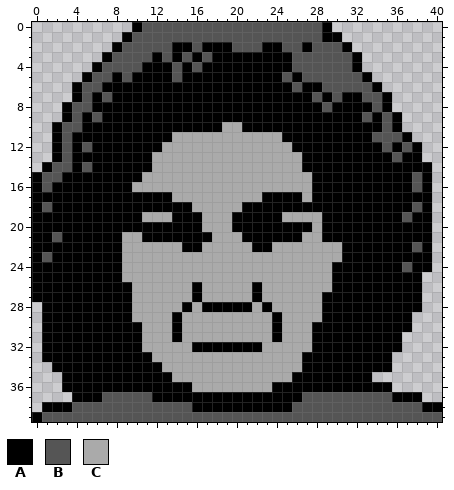
Two versions of one pixel-art file, resources/sprites/original/dialogs/portrait-tiasimona.ase. The picture above was drawn from the file before the commit.
41x40 pixels, 1 frame. Colours within 5 levels of each other are drawn and written as one.
Palette (. is transparent): A #000000  B #555555  C #aaaaaa
Pixels before, first column x 0:
 0 ..........ABBBBBBBBBBBBBBBBBBA...........
 1 .........ABBBBBBBBBBBBBBBBBBBAA..........
 2 ........ABBBBBAABAAABBBAABBABBBA.........
 3 .......ABBBBABABABAAAAAAAABBBBBBA........
 4 ......ABBBBAAABABAAAAAAAAABBBBBBA........
 5 .....ABBABAAAABAAAAAAAAAABABBBBBBA.......
 6 ....ABBAAAAAAAAAAAAAAAAAAABAABBBBBA......
 7 ....ABABAAAAAAAAAAAAAAAAAAAABABAABBA.....
 8 ...ABBAAAAAAAAAAAAAAAAAAAAAAABAAAABA.....
 9 ...ABABAAAAAAAAAAAAAAAAAAAAAAAAAABABA....
10 ..ABBAAAAAAAAAAAAAACCAAAAAAAAAAAAAABA....
11 ..ABAAAAAAAAAACCCCCCCCCCCAAAAAAAAABBBA...
12 ..ABABAAAAAAACCCCCCCCCCCCCAAAAAAAAABABA..
13 ..ABAAAAAAAACCCCCCCCCCCCCCCAAAAAAAAABAA..
14 .ABBABAAAAAACCCCCCCCCCCCCCCAAAAAAAAAAAAA.
15 ABBAAAAAAAACCCCCCCCCCCCCCCCCAAAAAAAAAABA.
16 ABAAAAAAAACCCCCCCCCCCCCCCCCCAAAAAAAAAABA.
17 AAAAAAAAAAAAAACCCCCCCCCAAAACAAAAAAAAAAAA.
18 ABAAAAAAAAAAAAAACCCCCAAAAAAAAAAAAAAAAABA.
19 AAAAAAAAAAACCCAAACCCAAAAACCCCAAAAAAAABAA.
20 AAAAAAAAAAAAAAAAACCCAAAAAAAACAAAAAAAAAAA.
21 AABAAAAAACCAAAAAAACCCAAAAAACCAAAAAAAAAAA.
22 AAAAAAAAACCCCCCAACCCCCAACCCCCCCAAAAAAABA.
23 ABAAAAAAACCCCCCCCCCCCCCCCCCCCCCAAAAAAAAA.
24 AAAAAAAAACCCCCCCCCCCCCCCCCCCCCAAAAAAABAA.
25 AAAAAAAAACCCCCCCCCCCCCCCCCCCCCAAAAAAAAA..
26 AAAAAAAAAACCCCCCACCCCCACCCCCCCAAAAAAAAA..
27 AAAAAAAAAACCCCCCACCCCCACCCCCCAAAAAAAAAA..
28 .AAAAAAAAACCCCCACAAAAACACCCCCAAAAAAAAAA..
29 .AAAAAAAAACCCCACCCCCCCCCACCCCAAAAAAAAA...
30 .AAAAAAAAAACCCACCCCCCCCCACCCAAAAAAAAAA...
31 .AAAAAAAAAACCCACCCCCCCCCACCCAAAAAAAAA....
32 .AAAAAAAAAACCCCCAAAAAAACCCCCAAAAAAAAA....
33 .AAAAAAAAAAACCCCCCCCCCCCCCCAAAAAAAAA.....
34 ..AAAAAAAAAAACCCCCCCCCCCCCCAAAAAAAAA.....
35 ...AAAAAAAAAAACCCCCCCCCCCCAAAAAAAA.......
36 ...AAAAAAAAAAAAACCCCCCCCAAAAAAAAAAAA.....
37 ....AAABBBBBAAAAAAAAAAAAAAABBBBBBBBBAAA..
38 .AAABBBBBBBBBBBBAAAAAAAAAABBBBBBBBBBBBBAA
39 ABBBBBBBBBBBBBBBBBBBBBBBBBBBBBBBBBBBBBBBB
Once edited:
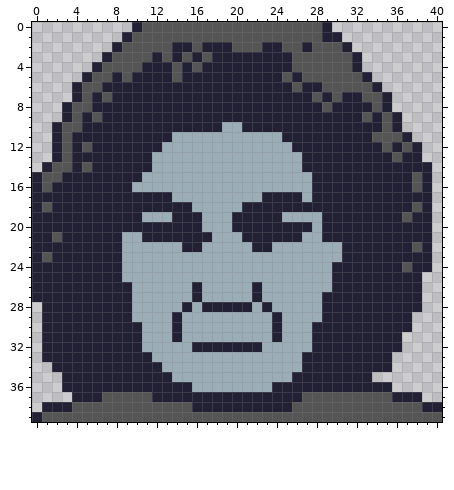
Edits made:
Colour A changes from #000000 to #222034.
Colour C changes from #aaaaaa to #9badb7.
